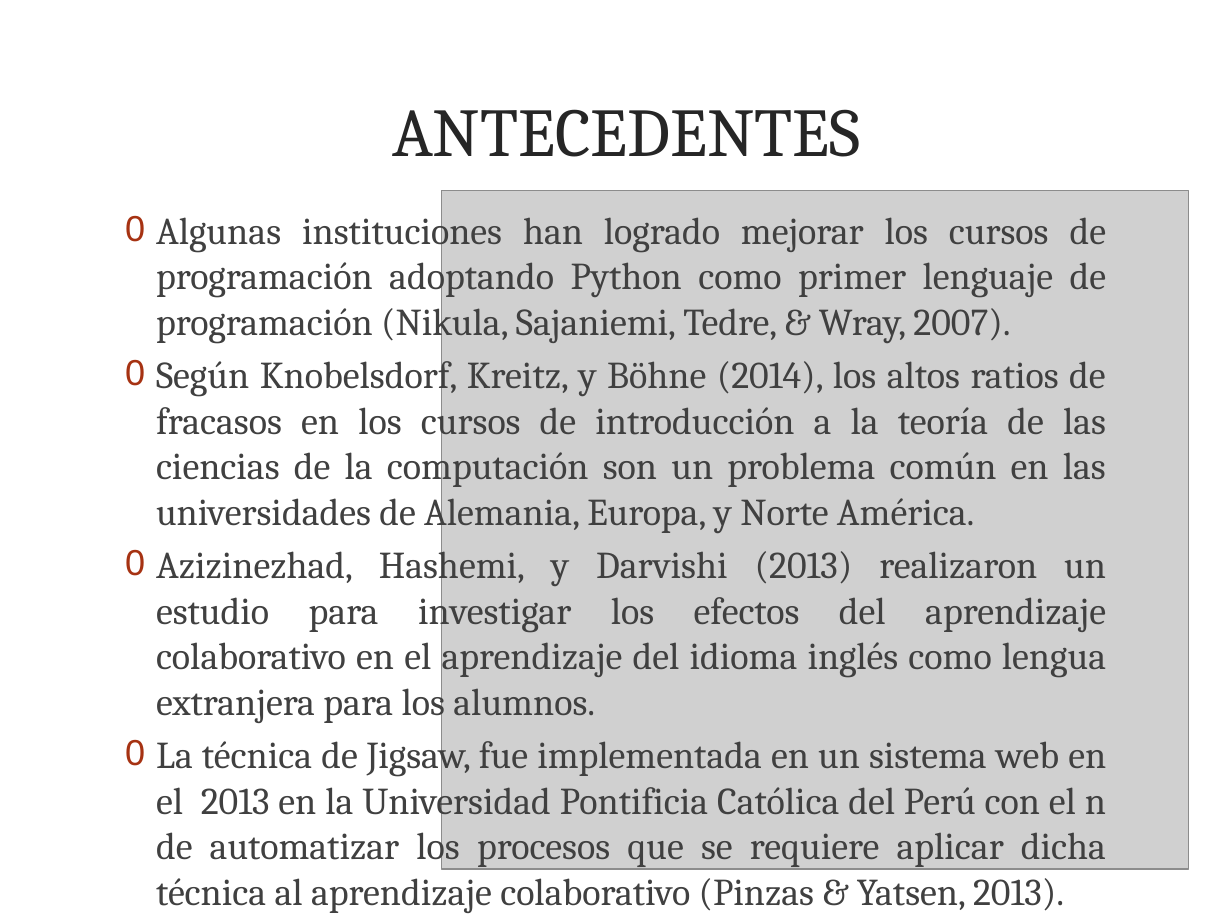
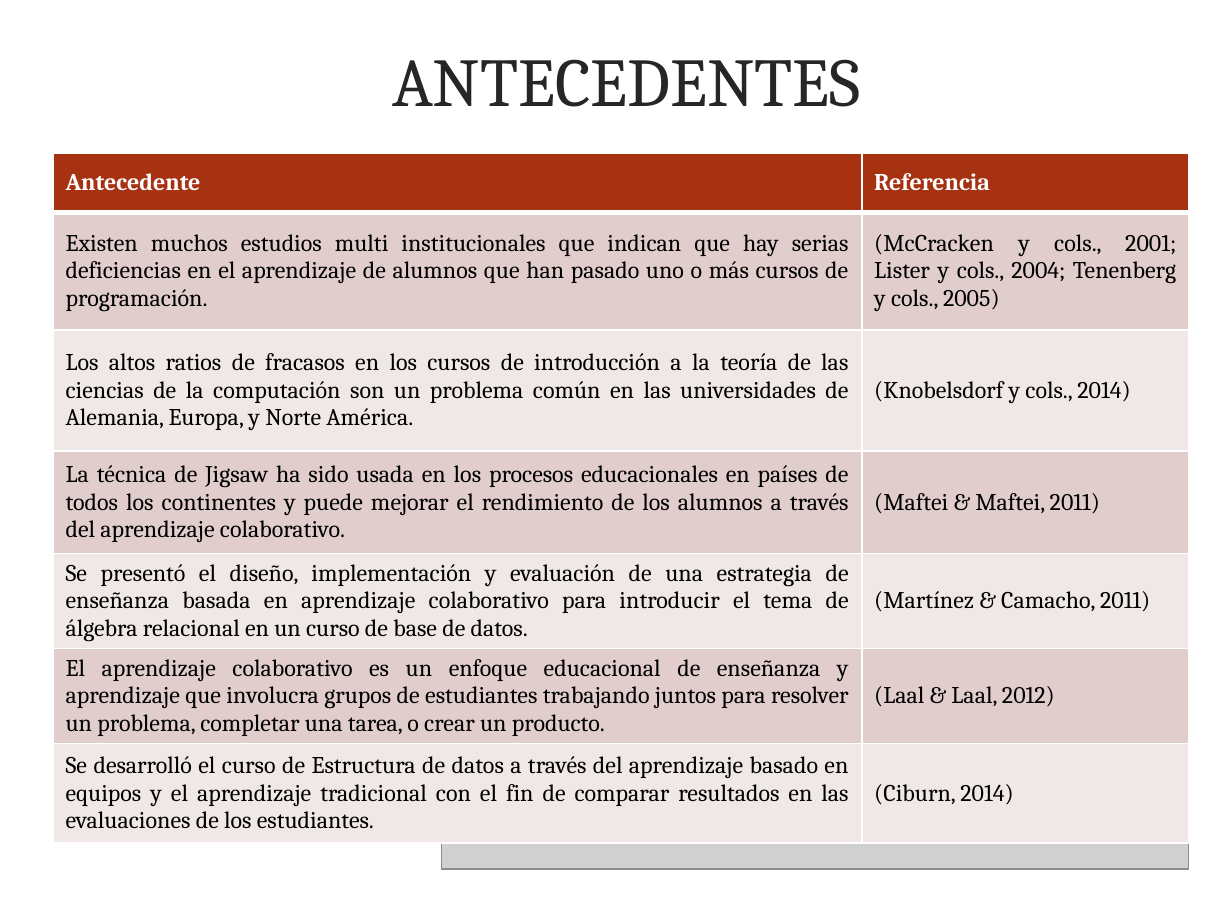
Before and after one commit to leiparov/TesisJigsaw, a slide deck: slide 3 of tesis.pptx. Drawn at 1232x924 pixels with LibreOffice and Linux fonts; fonts in the diff are those of the drawing; grey boxes stand for pictures; background and template pictures are left out. Boxes give left, top, right and bottom in pixels: in the first picture for what was removed or moved away, otherwise in the second. Text is boxed around its words. In the diff, an @@ line names an element or a change of style, - is before the commit and + after.

Commit message:
Cap 06 resultados fases

```diff
--- a/tesis.pptx
+++ b/tesis.pptx
@@ title "ANTECEDENTES": place and size @@
-title "ANTECEDENTES" at bbox=[392, 109, 861, 157]
+title "ANTECEDENTES" at bbox=[392, 59, 861, 107]
@@ table added at bbox=[53, 153, 1188, 850], 7 rows, 2 columns @@
+Antecedente | Referencia
+Existen muchos estudios multi institucionales que indican que hay serias deficiencias en el aprendizaje de alumnos que han pasado uno o más cursos de programación. | (McCracken y cols., 2001; Lister y cols., 2004; Tenenberg y cols., 2005)
+Los altos ratios de fracasos en los cursos de introducción a la teoría de las ciencias de la computación son un problema común en las universidades de Alemania, Europa, y Norte América. | (Knobelsdorf y cols., 2014)
+La técnica de Jigsaw ha sido usada en los procesos educacionales en países de todos los continentes y puede mejorar el rendimiento de los alumnos a través del aprendizaje colaborativo. | (Maftei & Maftei, 2011)
+Se presentó el diseño, implementación y evaluación de una estrategia de enseñanza basada en aprendizaje colaborativo para introducir el tema de álgebra relacional en un curso de base de datos. | (Martínez & Camacho, 2011)
+El aprendizaje colaborativo es un enfoque educacional de enseñanza y aprendizaje que involucra grupos de estudiantes trabajando juntos para resolver un problema, completar una tarea, o crear un producto. | (Laal & Laal, 2012)
+Se desarrolló el curso de Estructura de datos a través del aprendizaje basado en equipos y el aprendizaje tradicional con el fin de comparar resultados en las evaluaciones de los estudiantes. | (Ciburn, 2014)
@@ text removed at bbox=[156, 208, 1106, 868] @@
-0 Algunas instituciones han logrado mejorar los cursos de programación adoptando Python como primer lenguaje de programación (Nikula, Sajaniemi, Tedre, & Wray, 2007).
-0 Según Knobelsdorf, Kreitz, y Böhne (2014), los altos ratios de fracasos en los cursos de introducción a la teoría de las ciencias de la computación son un problema común en las universidades de Alemania, Europa, y Norte América.
-0 Azizinezhad, Hashemi, y Darvishi (2013) realizaron un estudio para investigar los efectos del aprendizaje colaborativo en el aprendizaje del idioma inglés como lengua extranjera para los alumnos.
-0 La técnica de Jigsaw, fue implementada en un sistema web en el 2013 en la Universidad Pontificia Católica del Perú con el n de automatizar los procesos que se requiere aplicar dicha técnica al aprendizaje colaborativo (Pinzas & Yatsen, 2013).
```
Also in this commit, not shown: 6 other slides changed, 3 slides removed, 7 other files.
